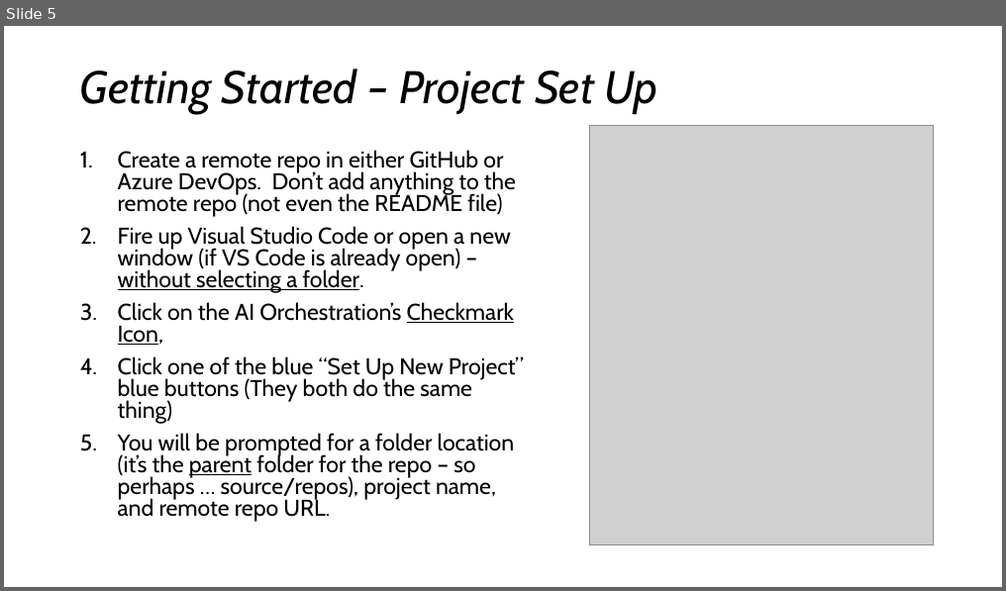
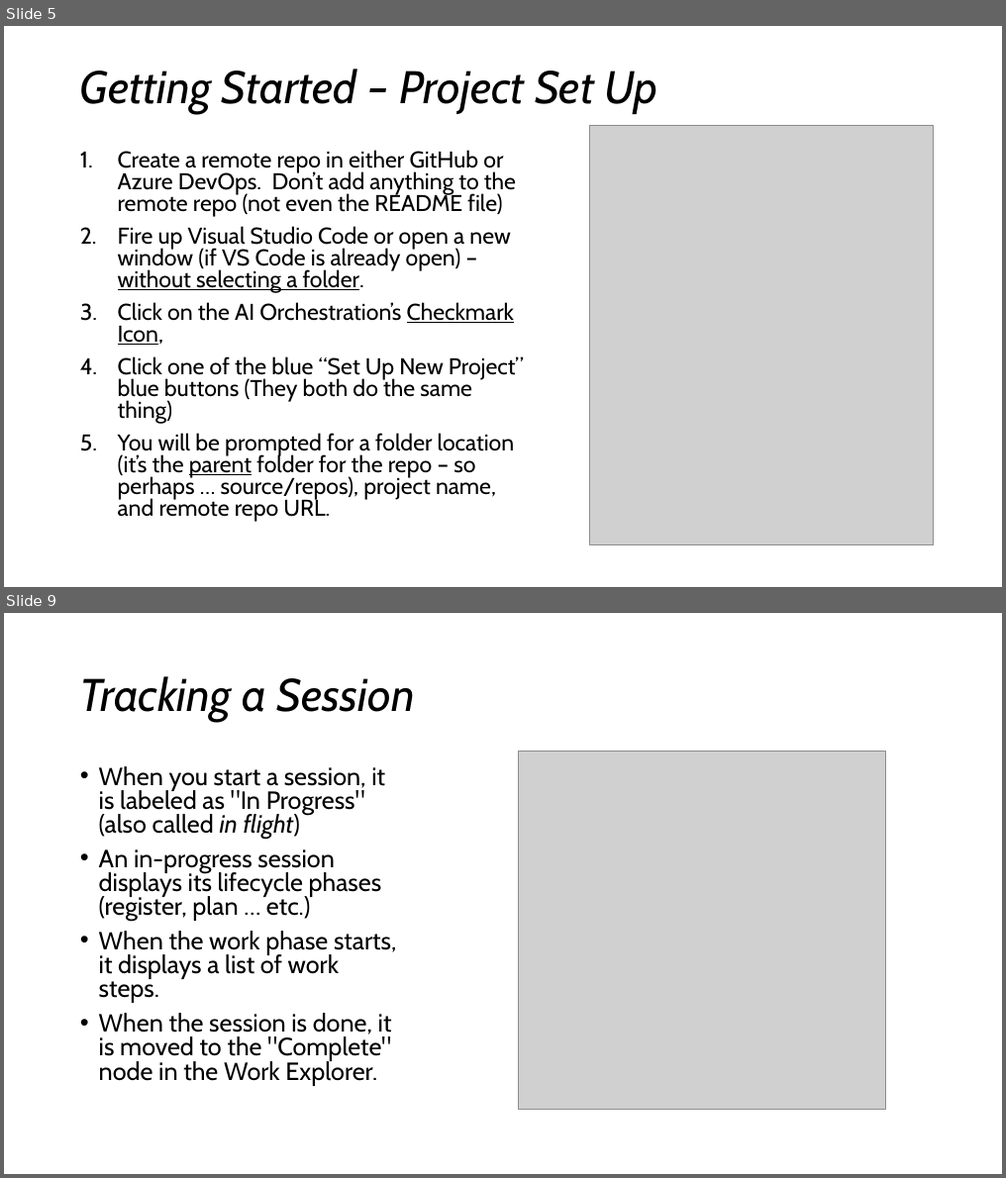
Before and after one commit to darndestdabbler/dabbler-ai-orchestration, a slide deck: docs/onboarding/ai-orchestration.pptx. Shown one above the other, each under a label of ours: slide 5 before the commit, slides 5 and 9 after it; the slides between them are not shown. The pictures are 1006x591 and 1006x1178 pixels, drawn with LibreOffice and Linux fonts; fonts in the diff are those of the drawing; grey boxes stand for pictures. Boxes give left, top, right and bottom in pixels: in the first picture for what was removed or moved away, otherwise in the second. Text is boxed around its words. In the diff, an @@ line names an element or a change of style, - is before the commit and + after.

```diff
--- a/docs/onboarding/ai-orchestration.pptx
+++ b/docs/onboarding/ai-orchestration.pptx
@@ slide 9 added at (x1=4, y1=613, x2=1002, y2=1174), background #FFFFFF @@
@@ title added at (x1=80, y1=676, x2=414, y2=722), 44 pt, text #000000, italic @@
+Tracking a Session
@@ picture added at (x1=519, y1=752, x2=885, y2=1109) @@
@@ text added at (x1=99, y1=766, x2=396, y2=1086), 24.1 pt, text #000000 @@
+• When you start a session, it is labeled as "In Progress" (also called in flight)
+• An in-progress session displays its lifecycle phases (register, plan … etc.)
+• When the work phase starts, it displays a list of work steps.
+• When the session is done, it is moved to the "Complete" node in the Work Explorer.
```
Also in this commit, not shown: 7 other slides added, 1 other file.
